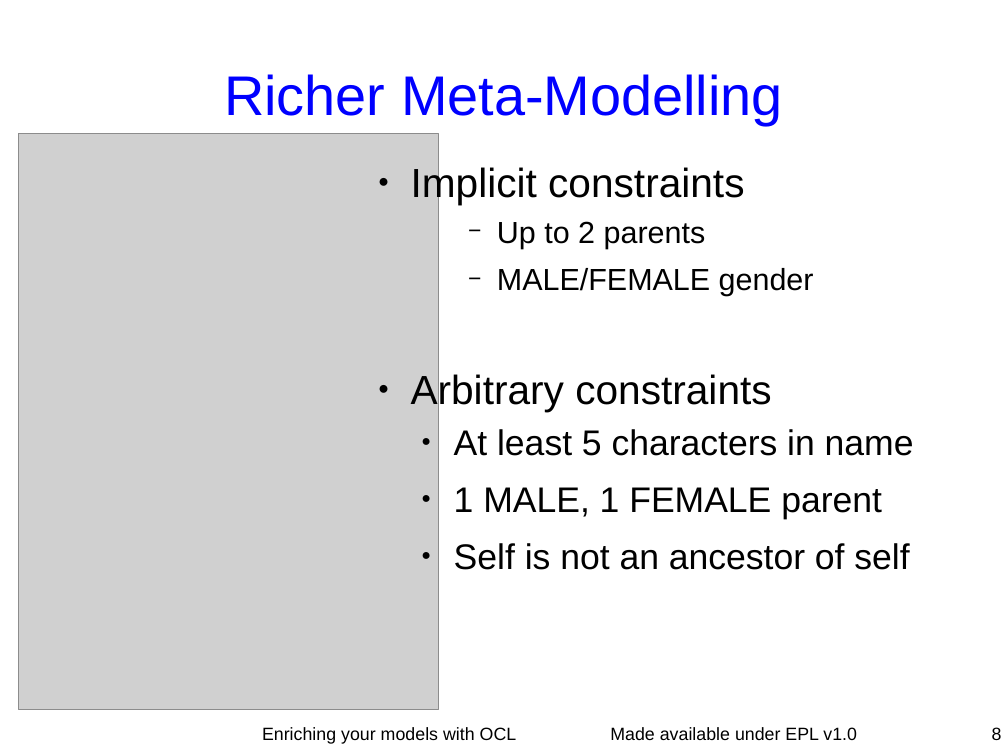
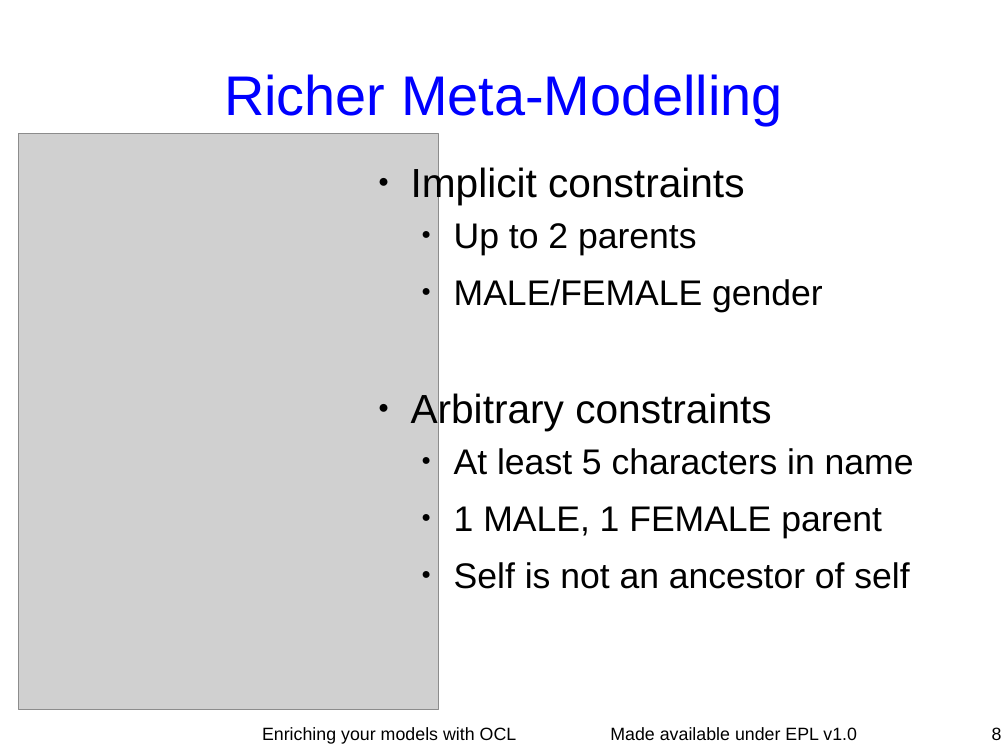
Before and after one commit to eclipse-ocl/ocl-website, a slide deck: slide 8 of ocl/docs/publications/ESE2010LongTalk/EnrichingWithOCL.odp. Drawn at 1008x756 pixels with LibreOffice and Linux fonts; fonts in the diff are those of the drawing; grey boxes stand for pictures. Boxes give left, top, right and bottom in pixels: in the first picture for what was removed or moved away, otherwise in the second. Text is boxed around its words. In the diff, an @@ line names an element or a change of style, - is before the commit and + after.

```diff
--- a/ocl/docs/publications/ESE2010LongTalk/EnrichingWithOCL.odp
+++ b/ocl/docs/publications/ESE2010LongTalk/EnrichingWithOCL.odp
@@ text at (454, 223, 823, 312): size 24 to 28 pt in "Up to 2 parents", "MALE/FEMALE gender"; bullet − to ●; list level 3 to 2 in "Up to 2 parents"; list level 3 to 2 in "MALE/FEMALE gender" @@
```
Also in this commit, not shown: 8 other slides changed, 4 slides removed.
